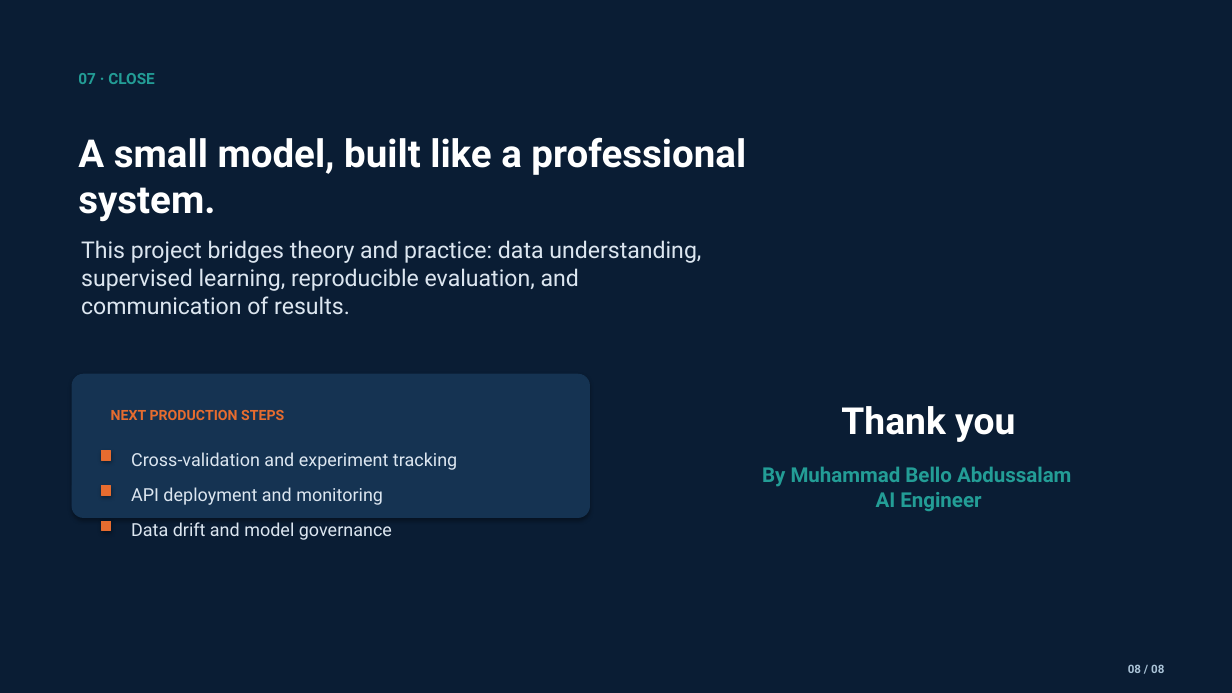
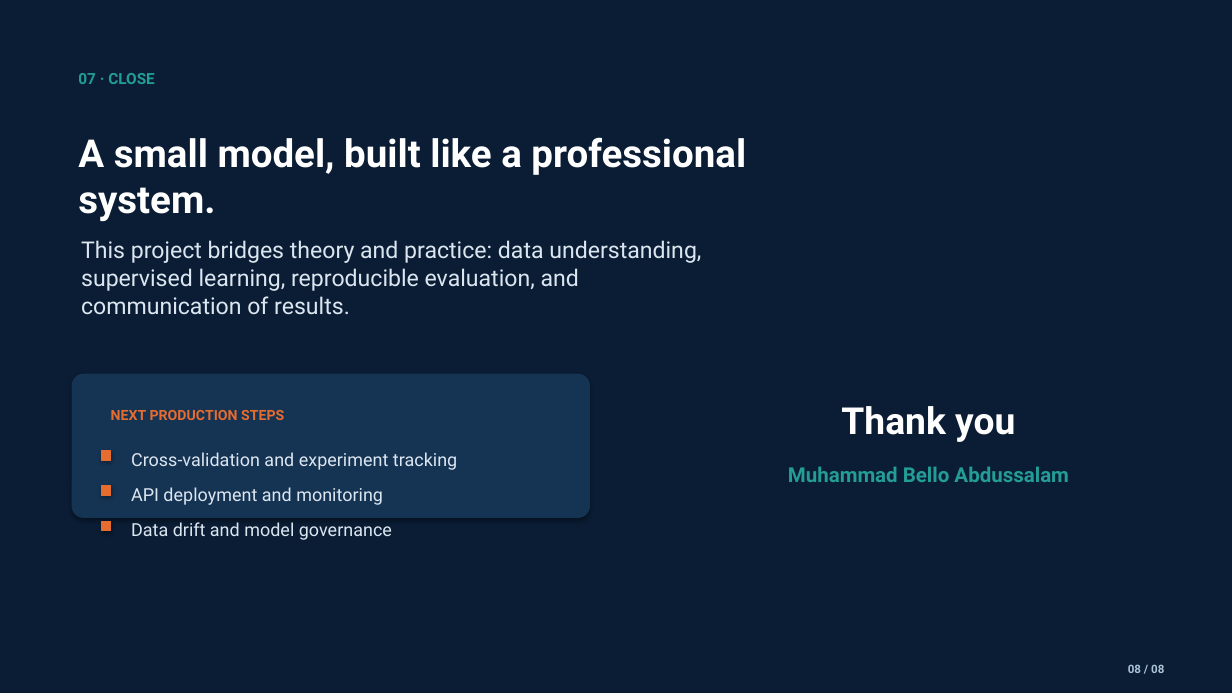
Before and after one commit to Belloblaze-web3/ai-classification-internship-project, a slide deck: slide 8 of Iris_AI_Classification_Internship_Submission.pptx. Drawn at 1232x693 pixels with LibreOffice and Linux fonts; fonts in the diff are those of the drawing. Boxes give left, top, right and bottom in pixels: in the first picture for what was removed or moved away, otherwise in the second. Text is boxed around its words. In the diff, an @@ line names an element or a change of style, - is before the commit and + after.

Commit message:
Use name-only closing slide

```diff
--- a/Iris_AI_Classification_Internship_Submission.pptx
+++ b/Iris_AI_Classification_Internship_Submission.pptx
@@ text at box(788, 466, 1069, 482): text changed @@
-By Muhammad Bello Abdussalam
-AI Engineer
+Muhammad Bello Abdussalam
```
Also in this commit, not shown: 2 other files.
